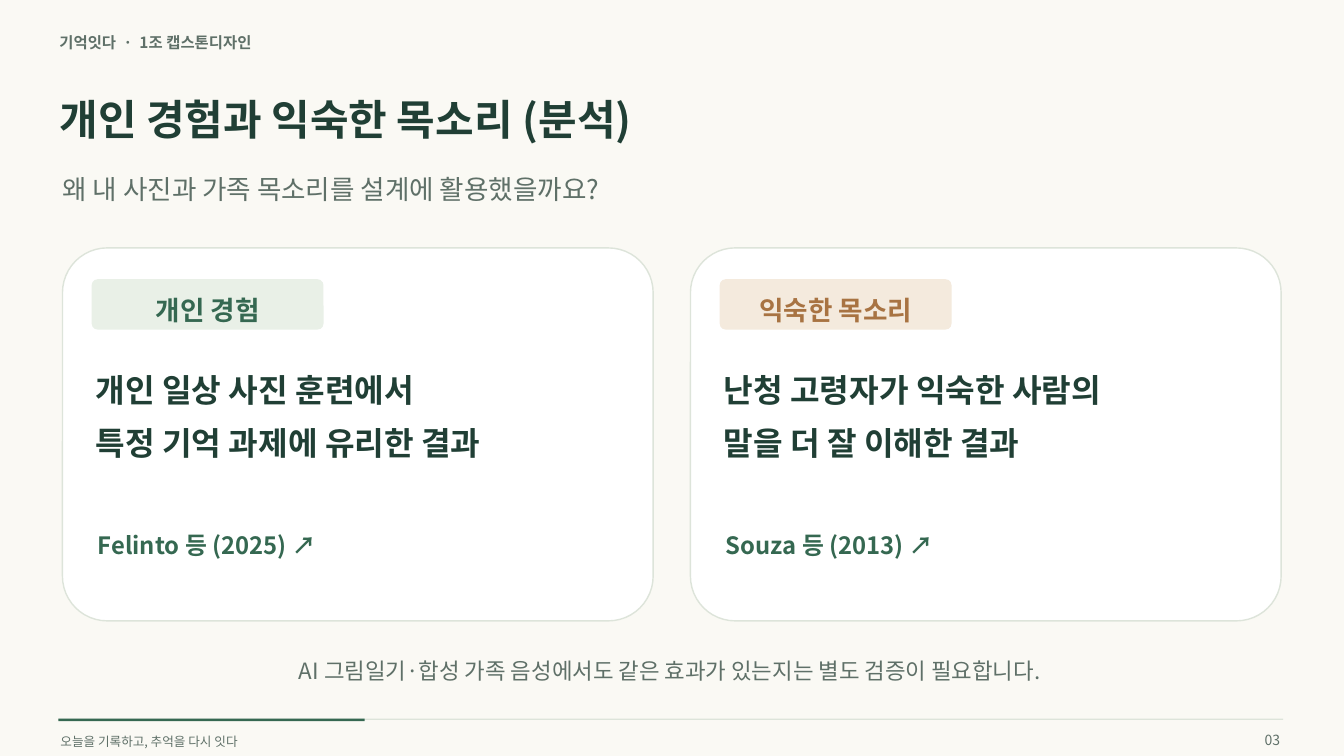
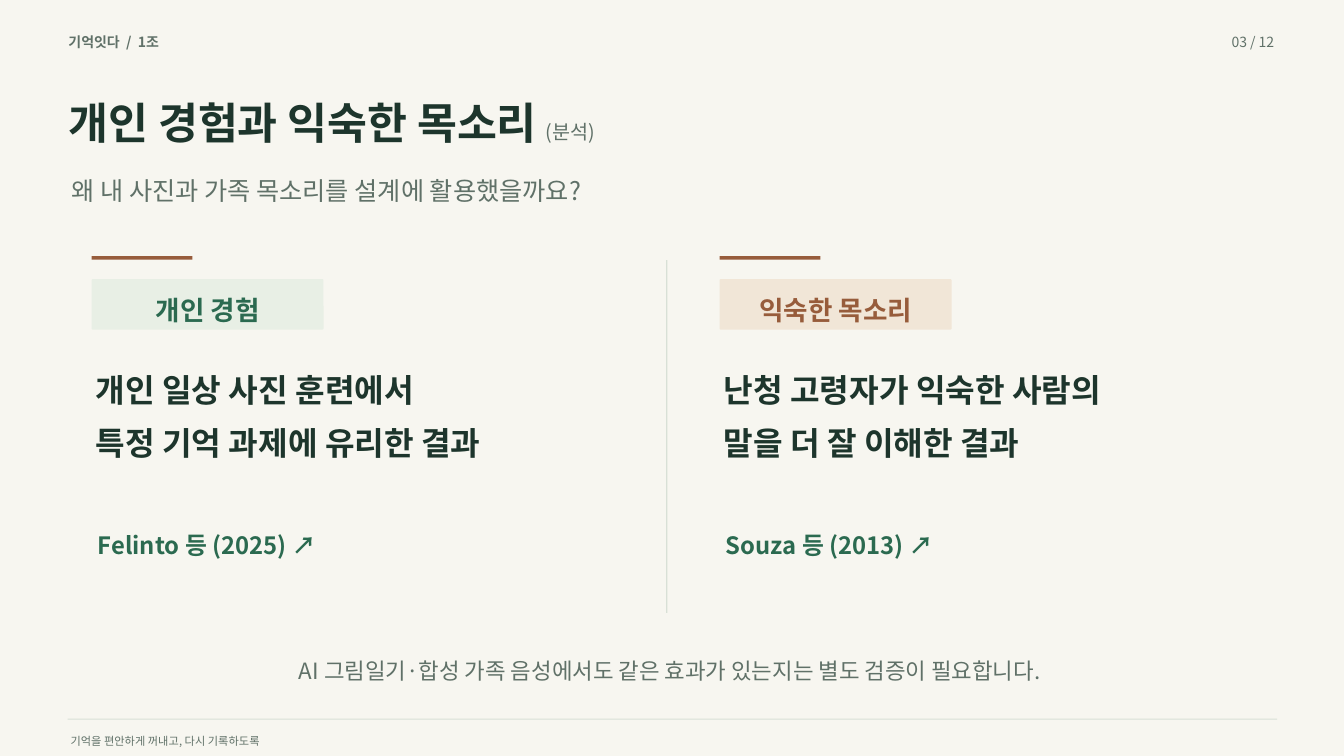
Before and after one commit to jungminpark68/capstone, a slide deck: slide 3 of docs/presentations/memory_connect_intro_7min.pptx. Drawn at 1344x756 pixels with LibreOffice and Linux fonts; fonts in the diff are those of the drawing. Boxes give left, top, right and bottom in pixels: in the first picture for what was removed or moved away, otherwise in the second. Text is boxed around its words. In the diff, an @@ line names an element or a change of style, - is before the commit and + after.

Commit message:
Polish presentation typography, imagery, spacing and visual layouts

```diff
--- a/docs/presentations/memory_connect_intro_7min.pptx
+++ b/docs/presentations/memory_connect_intro_7min.pptx
@@ background #FAF9F4 to #F7F6F0 @@
@@ text at box(68, 35, 159, 48): text changed; size 11 to 10 pt; text colour #5F7068 to #607168 @@
-기억잇다 · 1조 캡스톤디자인
+기억잇다 / 1조
@@ text at box(1232, 36, 1275, 47): text changed; text colour #5F7068 to #607168 @@
-03
+03 / 12
@@ text "개인 경험과 익숙한 목소리 (분석)": place and size @@
-text "개인 경험과 익숙한 목소리 (분석)" at box(59, 99, 632, 144)
+text "개인 경험과 익숙한 목소리 (분석)" at box(68, 102, 594, 143)
@@ text "개인 경험과 익숙한 목소리 (분석)" at box(68, 102, 594, 143): size 30 to 31 pt, text colour #203F35 to #1D352C in "개인 경험과 익숙한 목소리"; size 30 to 14 pt, text colour #203F35 to #607168, bold off in "(분석)" @@
@@ text "왜 내 사진과 가족 목소리를 ...": place and size @@
-text "왜 내 사진과 가족 목소리를 ..." at box(62, 177, 599, 201)
+text "왜 내 사진과 가족 목소리를 ..." at box(72, 179, 581, 202)
@@ text "왜 내 사진과 가족 목소리를 ..." at box(72, 179, 581, 202): size 19 to 18 pt, text colour #5F7068 to #607168 @@
@@ rounded rectangle removed at box(63, 248, 653, 621) @@
@@ rectangle added at box(92, 256, 193, 260), fill #975C3B @@
@@ rectangle added at box(666, 260, 667, 613), fill #D8E0D6 @@
@@ rounded rectangle removed at box(691, 248, 1281, 621) @@
@@ rectangle added at box(720, 256, 821, 260), fill #975C3B @@
@@ rounded rectangle at box(92, 279, 324, 330): fill #E9F0E7 to #E8EFE5; proportions changed @@
@@ rounded rectangle at box(720, 279, 952, 330): fill #F4EADD to #F1E6D7; proportions changed @@
@@ text "익숙한 목소리" at box(759, 297, 912, 323): text colour #A87342 to #975C3B @@
@@ text "개인 일상 사진 훈련에서" at box(96, 375, 480, 458): text colour #203F35 to #1D352C @@
@@ text "난청 고령자가 익숙한 사람의" at box(724, 375, 1101, 458): text colour #203F35 to #1D352C @@
@@ text "Felinto 등 (2025) ↗" at box(98, 534, 286, 559): text colour #356851 to #2B6A50 @@
@@ text "Souza 등 (2013) ↗" at box(726, 534, 903, 559): text colour #356851 to #2B6A50 @@
@@ rectangle removed at box(58, 719, 365, 722) @@
@@ rectangle: place and size @@
-rectangle at box(58, 719, 1284, 720)
+rectangle at box(68, 719, 1277, 720)
@@ rectangle at box(68, 719, 1277, 720): fill #DDE4DA to #D8E0D6 @@
@@ text at box(71, 736, 260, 747): text changed; size 9 to 8 pt; text colour #5F7068 to #607168 @@
-오늘을 기록하고, 추억을 다시 잇다
+기억을 편안하게 꺼내고, 다시 기록하도록
```
Also in this commit, not shown: 11 other slides changed, 4 other files.
